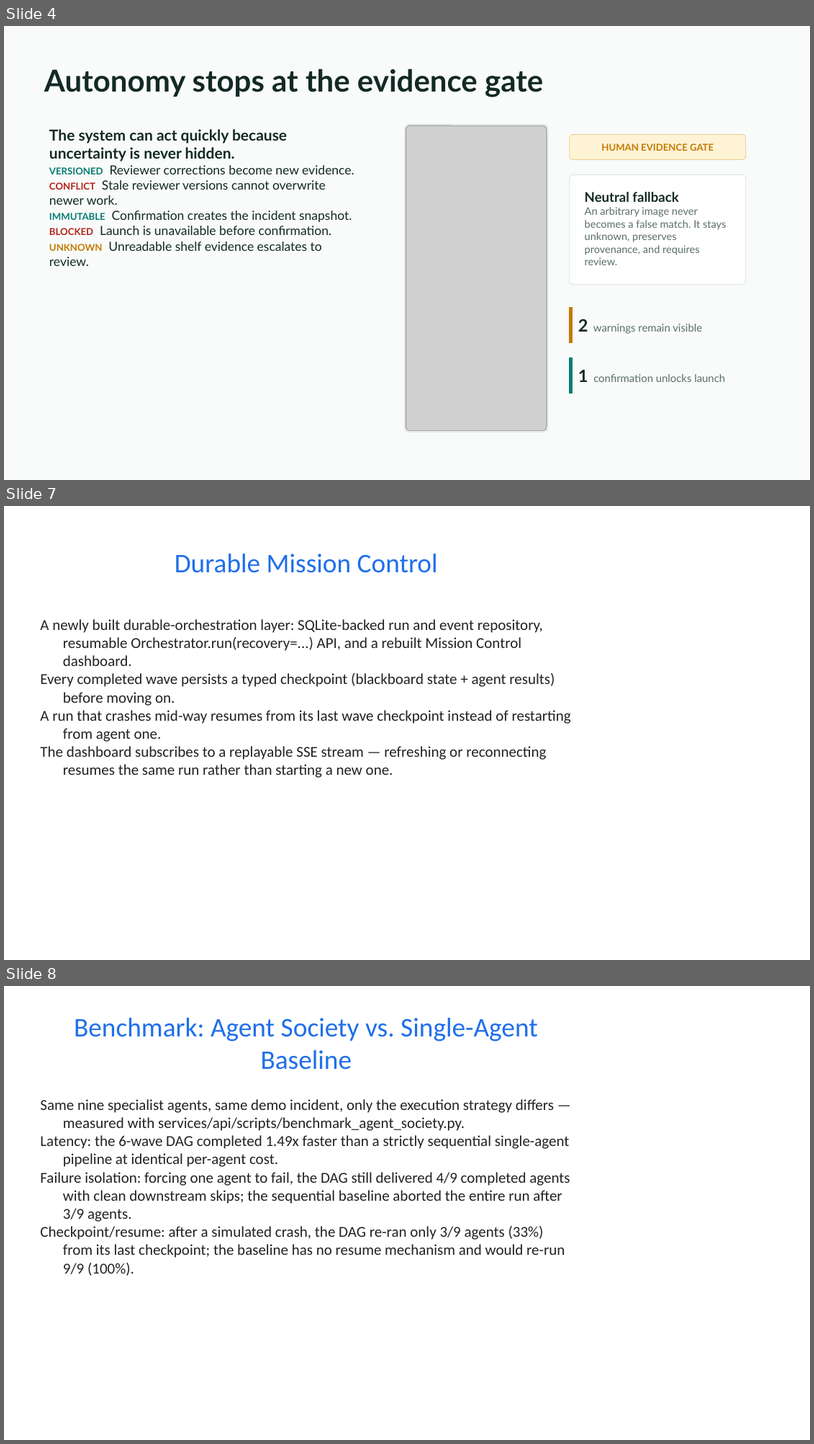
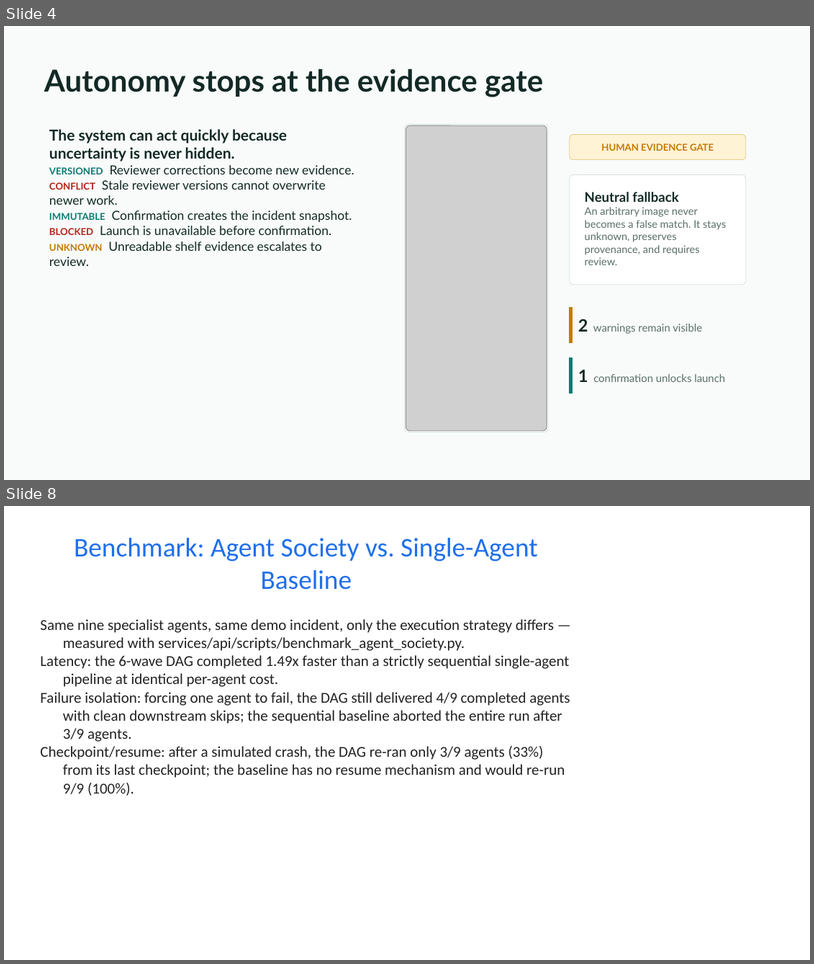
Before and after one commit to ankitranjan-dsai/batchhelm-ai, a slide deck: docs/presentation/batchhelm-ai-hackathon-deck.pptx. Shown one above the other, each under a label of ours: slides 4, 7 and 8 before the commit, slides 4 and 8 after it; the slides between them are not shown. The pictures are 814x1444 and 814x964 pixels, drawn with LibreOffice and Linux fonts; fonts in the diff are those of the drawing; grey boxes stand for pictures. Boxes give left, top, right and bottom in pixels: in the first picture for what was removed or moved away, otherwise in the second. Text is boxed around its words. In the diff, an @@ line names an element or a change of style, - is before the commit and + after.

Commit message:
feat(presentation): show agent and durability architecture

```diff
--- a/docs/presentation/batchhelm-ai-hackathon-deck.pptx
+++ b/docs/presentation/batchhelm-ai-hackathon-deck.pptx
@@ slide 7 removed at (x1=4, y1=506, x2=810, y2=960), background #FFFFFF @@
@@ title removed at (x1=175, y1=554, x2=438, y2=573) @@
-Durable Mission Control
@@ text removed at (x1=40, y1=619, x2=571, y2=777) @@
-A newly built durable-orchestration layer: SQLite-backed run and event repository, resumable Orchestrator.run(recovery=...) API, and a rebuilt Mission Control dashboard.
-Every completed wave persists a typed checkpoint (blackboard state + agent results) before moving on.
-A run that crashes mid-way resumes from its last wave checkpoint instead of restarting from agent one.
-The dashboard subscribes to a replayable SSE stream — refreshing or reconnecting resumes the same run rather than starting a new one.
```
Also in this commit, not shown: 3 slides added, 2 other slides removed, 1 other file.
